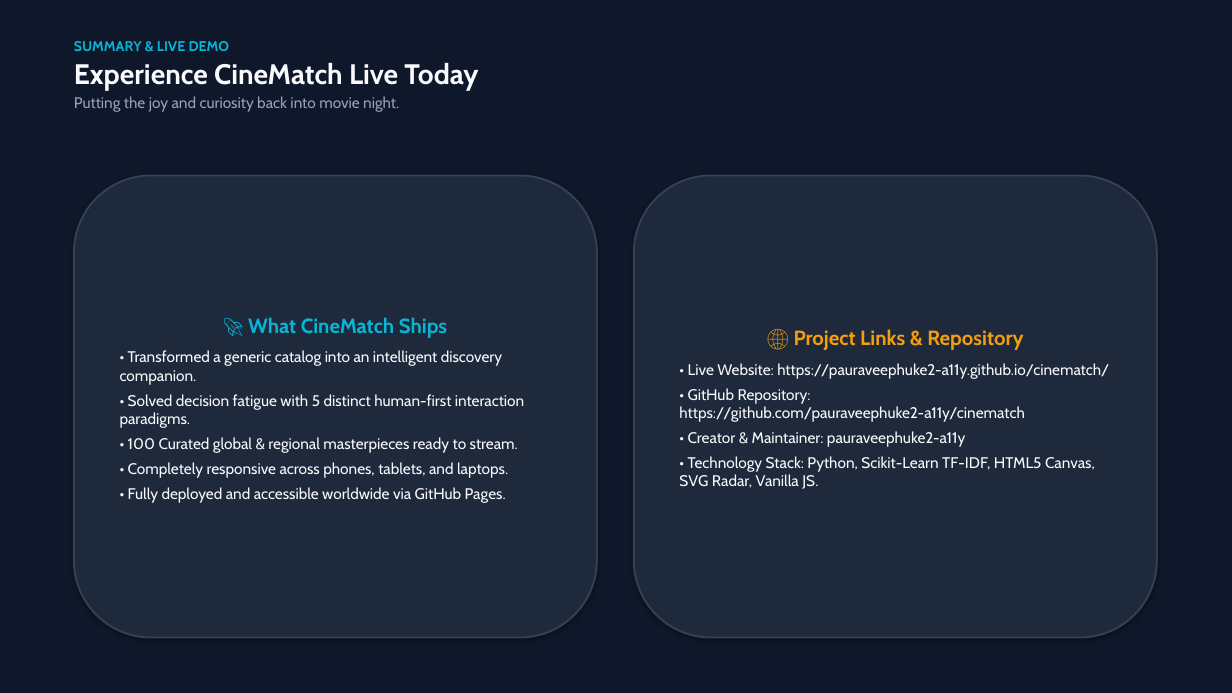
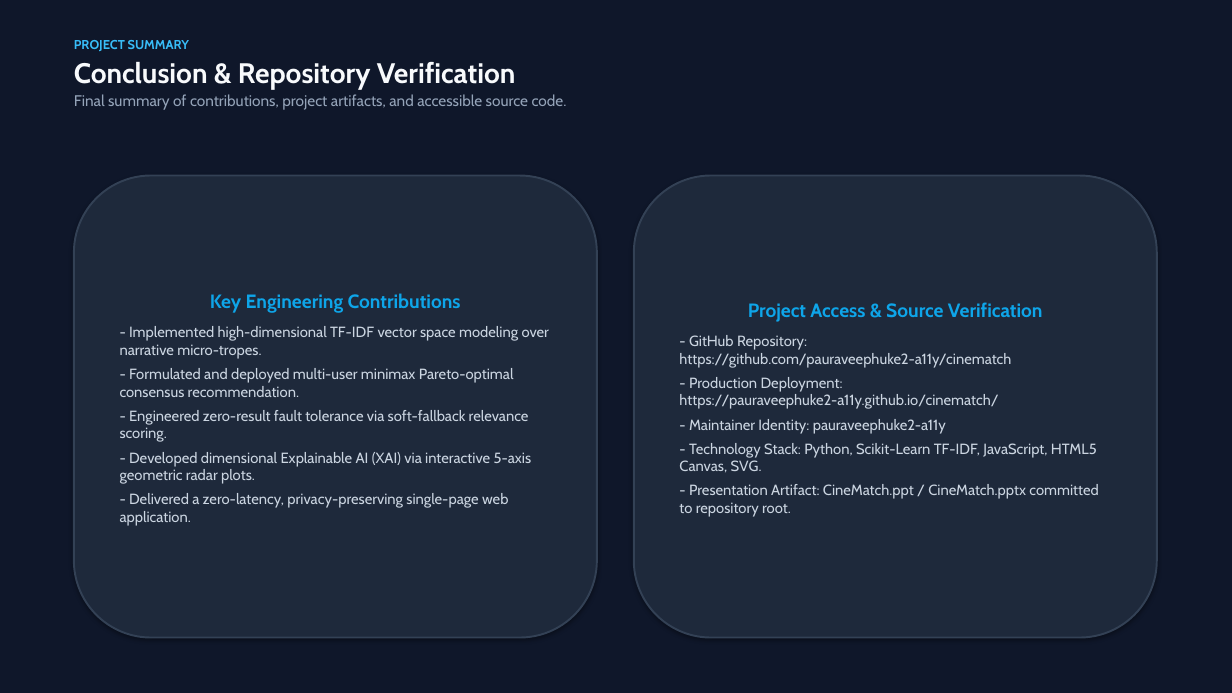
Before and after one commit to pauraveephuke2-a11y/cinematch, a slide deck: slide 12 of CineMatch.pptx. Drawn at 1232x693 pixels with LibreOffice and Linux fonts; fonts in the diff are those of the drawing. Boxes give left, top, right and bottom in pixels: in the first picture for what was removed or moved away, otherwise in the second. Text is boxed around its words. In the diff, an @@ line names an element or a change of style, - is before the commit and + after.

Commit message:
docs: upgrade CineMatch.ppt to formal professional academic presentation (no emojis, technical headings)

```diff
--- a/CineMatch.pptx
+++ b/CineMatch.pptx
@@ text at box(74, 40, 567, 110): text changed; bold off @@
-SUMMARY & LIVE DEMO
-Experience CineMatch Live Today
-Putting the joy and curiosity back into movie night.
+PROJECT SUMMARY
+Conclusion & Repository Verification
+Final summary of contributions, project artifacts, and accessible source code.
@@ text in rounded rectangle at box(120, 293, 549, 526): text changed; size 12 to 11.5 pt; text colour #F8FAFC to #CBD5E1 @@
-🚀 What CineMatch Ships
-• Transformed a generic catalog into an intelligent discovery companion.
-• Solved decision fatigue with 5 distinct human-first interaction paradigms.
-• 100 Curated global & regional masterpieces ready to stream.
-• Completely responsive across phones, tablets, and laptops.
-• Fully deployed and accessible worldwide via GitHub Pages.
+Key Engineering Contributions
+- Implemented high-dimensional TF-IDF vector space modeling over narrative micro-tropes.
+- Formulated and deployed multi-user minimax Pareto-optimal consensus recommendation.
+- Engineered zero-result fault tolerance via soft-fallback relevance scoring.
+- Developed dimensional Explainable AI (XAI) via interactive 5-axis geometric radar plots.
+- Delivered a zero-latency, privacy-preserving single-page web application.
@@ text in rounded rectangle at box(679, 302, 1098, 517): text changed; size 12 to 11.5 pt; text colour #F8FAFC to #CBD5E1 @@
-🌐 Project Links & Repository
-• Live Website: https://pauraveephuke2-a11y.github.io/cinematch/
-• GitHub Repository: https://github.com/pauraveephuke2-a11y/cinematch
-• Creator & Maintainer: pauraveephuke2-a11y
-• Technology Stack: Python, Scikit-Learn TF-IDF, HTML5 Canvas, SVG Radar, Vanilla JS.
+Project Access & Source Verification
+- GitHub Repository: https://github.com/pauraveephuke2-a11y/cinematch
+- Production Deployment: https://pauraveephuke2-a11y.github.io/cinematch/
+- Maintainer Identity: pauraveephuke2-a11y
+- Technology Stack: Python, Scikit-Learn TF-IDF, JavaScript, HTML5 Canvas, SVG.
+- Presentation Artifact: CineMatch.ppt / CineMatch.pptx committed to repository root.
```
Also in this commit, not shown: 10 other slides changed, 1 slide added, 1 slide removed, 2 other files.
